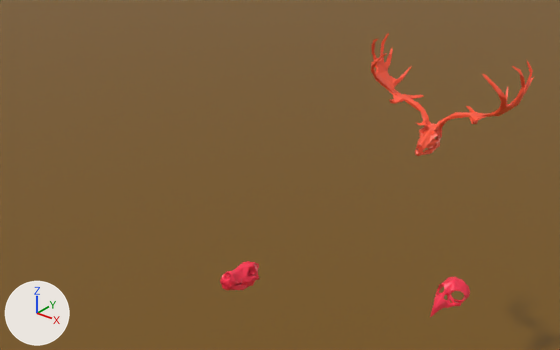
One commit to the glTF model proyecto-integrador-1/public/fisicasFalsas.glb: the scene before it, then after it.
One viewpoint serves both versions: a 50 mm lens placed at (16.26, -11.89, 23.38), pointed at (2.0, 5.94, 12.32). Lighting does not change. The marker at lower left points along +X, +Y and +Z. Where no turn or scale is listed for an object, it has been applied to the vertices.

The scene before the commit, as lines of its bpy script (objects in view):
```python
me_obj_lowpoly_symmerticalantlers_001 = bpy.data.meshes.new('OBJ_LOWPOLY_SymmerticalAntlers.001')
me_obj_lowpoly_symmerticalantlers_001.from_pydata(...)  # 657 vertices, 1168 faces; spans x -2.92..2.89, y -0.95..1.7, z 0.2..3.73
me_obj_lowpoly_symmerticalantlers_001.materials.append(mat_allcolors_material)  # red #ff5a3b
me_uploads_files_4249065_raven_skull_mask_ok_001 = bpy.data.meshes.new('uploads_files_4249065_Raven+skull+mask+OK.001')
me_uploads_files_4249065_raven_skull_mask_ok_001.from_pydata(...)  # 481 vertices, 1138 faces; spans x -0.45..0.47, y -1.03..0.75, z -0.01..0.63
me_uploads_files_4249065_raven_skull_mask_ok_001.materials.append(mat_allcolors_material_001)  # red #ff3150
me_wolf_skull1_003 = bpy.data.meshes.new('wolf skull1.003')
me_wolf_skull1_003.from_pydata(...)  # 745 vertices, 1560 faces; spans x -0.43..0.48, y -0.74..1.29, z -0.15..0.92
me_wolf_skull1_003.materials.append(mat_allcolors_material_002)  # red #ff3150
ob_antil_skull1 = bpy.data.objects.new('antil_skull1', me_obj_lowpoly_symmerticalantlers_001)
ob_antil_skull1.location = (4.73, 10.98, 12.04)
ob_crow_skull1 = bpy.data.objects.new('crow_skull1', me_uploads_files_4249065_raven_skull_mask_ok_001)
ob_crow_skull1.location = (8.03, 6.41, 9.73)
ob_wolf_skull1 = bpy.data.objects.new('wolf_skull1', me_wolf_skull1_003)
ob_wolf_skull1.location = (-0.36, 6.24, 6.74)
# also in view: 'floor' at (0.0, 0.0, 1.0)
```
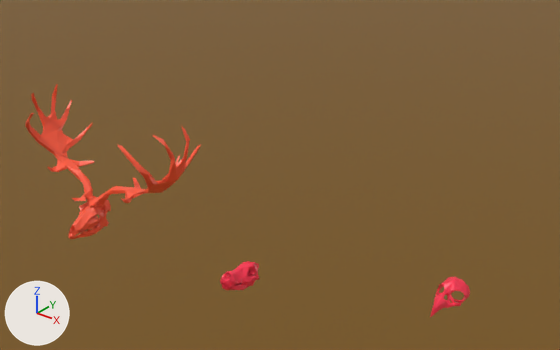
Pixel boxes [x1, y1, x2, y2] of what changed, in the pictures (560 x 350 px):
'antil_skull1', moved: before [371, 33, 535, 156]; after [25, 84, 201, 239]

The change, as a diff of the scene's bpy script:
```diff
--- a/proyecto-integrador-1/public/fisicasFalsas.glb.py
+++ b/proyecto-integrador-1/public/fisicasFalsas.glb.py
@@ ob_antil_skull1 @@
 ob_antil_skull1 = bpy.data.objects.new('antil_skull1', me_obj_lowpoly_symmerticalantlers_001)
-ob_antil_skull1.location = (4.73, 10.98, 12.04)
+ob_antil_skull1.location = (0.0, 0.0, 12.04)
```
